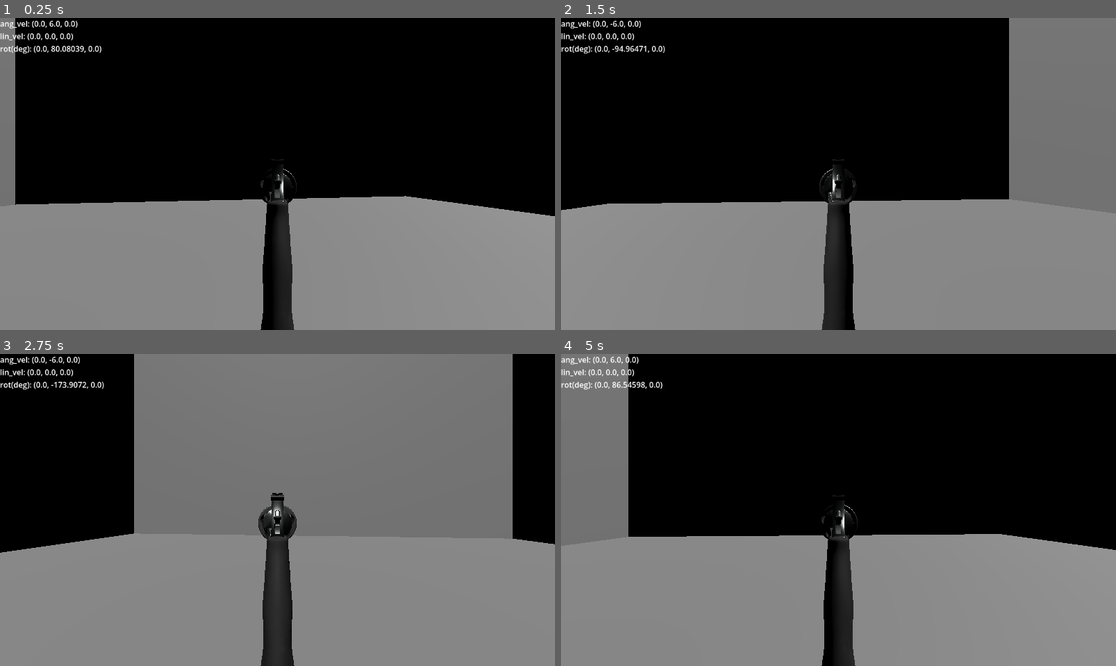
Above: before the commit, frames 1-4 (two rows, left to right).
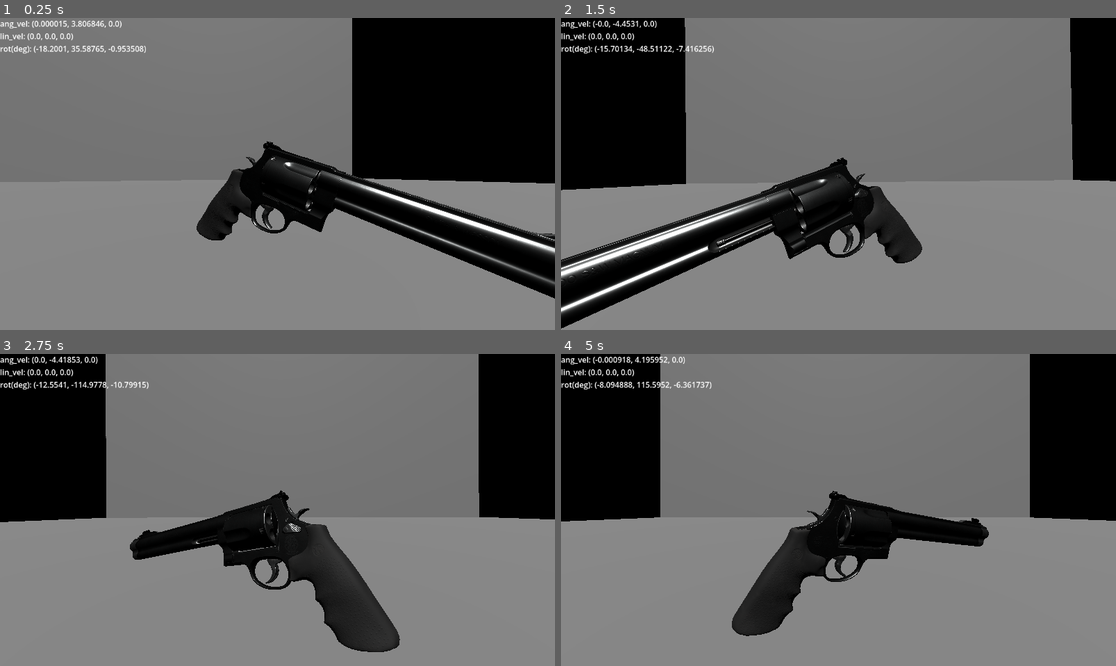
Above: after the commit, the same moments.

Repository: Archangel2303/ProjectInertia0.03
Game: Godot game, scene res://scenes/Levels/World 1/FiringRange.tscn
The game is run twice, just before and just after one commit, with the same random seed, the same clock (stepped at 60 frames per second) and the same inputs.
Inputs:
- Up to frame 1 (0.25 s): no input
- Up to frame 2 (1.5 s): hold Space (fire) 0.53-1.28 s; tap Shift (slow_time) at 0.8, 1.35 s
- Up to frame 3 (2.75 s): tap Space (fire) at 1.55 s; hold Space (fire) from 2.03 s (still down); tap Shift (slow_time) at 2.3 s
- Up to frame 4 (5 s): release Space (fire) at 2.78 s; tap Shift (slow_time) at 2.85, 3.8, 4.35 s; tap Space (fire) at 3.05, 4.55 s; hold Space (fire) 3.53-4.28 s

The runs differ from the first frame. In frame 1, 45% of the frame differs, in the area x 2-100%, y 0-100%; in frame 2, 50%; in frame 3, 18%; in frame 4, 50%, in the area x 0-100%, y 0-100%.

Commit message:
mostly functional camera/zoom function currently working backwards

Diff:
--- a/scenes/Levels/World 1/FiringRange.tscn
+++ b/scenes/Levels/World 1/FiringRange.tscn
@@ -1,6 +1,6 @@
 [gd_scene format=3 uid="uid://x4kqwwikodk3"]
 
-[ext_resource type="PackedScene" uid="uid://dxutpopiyfd1h" path="res://scenes/player/PlayerGun.tscn" id="1_wpc48"]
+[ext_resource type="PackedScene" uid="uid://b3y3je2228fgo" path="res://scenes/player/PlayerGunRoot.tscn" id="2_8f0oq"]
 [ext_resource type="Script" uid="uid://dx61ja24yvaui" path="res://scenes/Levels/World 1/debug_hud.gd" id="2_wfsm5"]
 
 [sub_resource type="BoxShape3D" id="BoxShape3D_kuvsi"]
@@ -75,12 +75,11 @@
 transform = Transform3D(4, 0, 0, 0, 4, 0, 0, 0, 4, -0.08214617, 5.7526746, -0.024152994)
 mesh = SubResource("BoxMesh_8f0oq")
 
-[node name="PlayerGun" parent="." unique_id=49404378 instance=ExtResource("1_wpc48")]
-transform = Transform3D(1, 0, 0, 0, 1, 0, 0, 0, 1, 0.019062161, 2.1013103, 0.09079385)
-
 [node name="DebugHUD" type="CanvasLayer" parent="." unique_id=933913457]
 script = ExtResource("2_wfsm5")
 
 [node name="Readout" type="Label" parent="DebugHUD" unique_id=92923551]
 offset_right = 470.0
 offset_bottom = 192.0
+
+[node name="PlayerGunwithcam" parent="DebugHUD" unique_id=2023833259 instance=ExtResource("2_8f0oq")]
--- a/scenes/player/PlayerGun.tscn
+++ b/scenes/player/PlayerGun.tscn
@@ -28,9 +28,7 @@
 [node name="Muzzle" type="Marker3D" parent="." unique_id=626970185]
 transform = Transform3D(1, 0, 0, 0, 1, 0, 0, 0, 1, 0, -0.0019194484, -1.1489439)
 
-[node name="Camera Rig" type="Node3D" parent="." unique_id=442125392]
+[node name="Sight" type="Marker3D" parent="." unique_id=1668820210]
+transform = Transform3D(1, 0, 0, 0, 1, 0, 0, 0, 1, 0, 0.07958177, 0.051508293)
 
-[node name="SpringArm3D" type="SpringArm3D" parent="Camera Rig" unique_id=1562230212]
-
-[node name="Camera3D" type="Camera3D" parent="Camera Rig/SpringArm3D" unique_id=995766948]
-transform = Transform3D(1, 0, 0, 0, 1, 0, 0, 0, 1, -0.01872468, 0.6822289, 1.9244847)
+[node name="Pivot" type="Marker3D" parent="." unique_id=155378166]
--- /dev/null
+++ b/scenes/player/PlayerGunRoot.tscn
@@ -0,0 +1,28 @@
+[gd_scene format=3 uid="uid://b3y3je2228fgo"]
+
+[ext_resource type="PackedScene" uid="uid://dxutpopiyfd1h" path="res://scenes/player/PlayerGun.tscn" id="1_1gijn"]
+[ext_resource type="Script" uid="uid://rbr7sgd18kbr" path="res://scenes/player/camera_rig.gd" id="2_0263j"]
+
+[node name="PlayerGunwithcam" type="Node3D" unique_id=2023833259]
+
+[node name="PlayerGun" parent="." unique_id=49404378 instance=ExtResource("1_1gijn")]
+
+[node name="Pivot2" type="Marker3D" parent="PlayerGun" unique_id=1125015668]
+
+[node name="Camera Rig" type="Node3D" parent="." unique_id=768805096]
+top_level = true
+script = ExtResource("2_0263j")
+player_gun_path = NodePath("../PlayerGun")
+camera_path = NodePath("SpringArm3D/Camera3D")
+sight_path = NodePath("../Sight")
+pivot_path = NodePath("../PlayerGun/Pivot2")
+aim_distance = -0.1
+
+
+[node name="SpringArm3D" type="SpringArm3D" parent="Camera Rig" unique_id=98548028]
+
+[node name="Camera3D" type="Camera3D" parent="Camera Rig/SpringArm3D" unique_id=1427126429]
+transform = Transform3D(1, 0, 0, 0, 1, 0, 0, 0, 1, -0.01872468, 0.6822289, 1.9244847)
+
+[node name="Sight" type="Marker3D" parent="." unique_id=1462523811]
+transform = Transform3D(1, 0, 0, 0, 1, 0, 0, 0, 1, 0, 0.13572767, 0.14775923)
--- /dev/null
+++ b/scenes/player/camera_rig.gd
@@ -0,0 +1,317 @@
+extends Node3D
+
+# CameraRig 2-stage controller (rig-driven only)
+# - State A: regular stable follow from editor-established spawn framing
+# - State B: slow-time aim, aligned from Sight marker with smooth transition
+#
+# IMPORTANT: this script moves/rotates CameraRig in global space.
+# It does NOT write Camera3D global transform directly.
+
+@export var player_gun_path: NodePath
+@export var camera_path: NodePath
+@export var sight_path: NodePath
+@export var pivot_path: NodePath
+
+# Slow-time input sources
+@export var read_from_gamemanager := true
+@export var read_from_player_gun := true
+
+# Transition smoothing
+@export var transition_speed := 10.0
+@export var regular_follow_smooth := 12.0
+@export var regular_rotate_smooth := 8.0
+@export var aim_follow_smooth := 14.0 # how quickly aim camera position catches target
+@export var aim_rotate_smooth := 14.0 # how quickly aim camera rotation aligns to target
+
+# FOV zoom (aim should be lower than regular for zoom-in)
+@export var regular_fov := 75.0
+@export var aim_fov := 60.0 # lower = more zoom-in during aim mode
+@export var fov_smooth := 10.0
+
+# Aim pose tuning
+@export var aim_distance := 0.0 # forward/back distance from aim origin (Sight)
+@export var aim_height := 0.0 # vertical offset in aim mode (positive = higher)
+@export var aim_side_offset := 0.0 # lateral offset in aim mode (positive = right)
+@export var aim_yaw_offset_deg := 180.0 # rotates aim reference around Y (180 flips side)
+@export var aim_look_ahead := 8.0 # look-at distance down aim direction
+@export var aim_origin_smooth := 18.0 # smoothing for aim origin (higher = tighter)
+@export var aim_origin_deadzone := 0.01 # ignore tiny aim-origin jitter below this value
+# Note: `aim_closer_than_regular` and `aim_distance_ratio` removed —
+# `aim_distance` is the single authoritative zoom parameter.
+@export var aim_midpoint := 0.5 # 0 = regular distance, 1 = full aim_distance, 0.5 = midpoint
+
+var is_slow_time := false
+
+var player_gun: RigidBody3D
+var cam: Camera3D
+var sight: Node3D
+var pivot: Node3D
+
+var _blend := 0.0
+
+# Captured at spawn to preserve user-established regular camera framing.
+var _regular_rig_offset := Vector3.ZERO
+var _regular_rig_basis := Basis.IDENTITY
+
+# Camera local transform relative to rig (captured once, preserved).
+var _cam_local_from_rig := Transform3D.IDENTITY
+
+# Smoothed aim anchor.
+var _aim_origin := Vector3.ZERO
+
+func _ready() -> void:
+	player_gun = get_node_or_null(player_gun_path) as RigidBody3D
+	cam = get_node_or_null(camera_path) as Camera3D
+
+	if player_gun == null:
+		push_warning("CameraRig: `player_gun_path` not found")
+		return
+
+	if cam == null:
+		push_warning("CameraRig: `camera_path` not found")
+	else:
+		cam.make_current()
+
+	_resolve_sight()
+	_resolve_pivot()
+	_refresh_slow_time_flag()
+
+	# Capture camera-local-from-rig first (needed to derive rig from camera pose).
+	if cam != null:
+		_cam_local_from_rig = global_transform.affine_inverse() * cam.global_transform
+		# Derive the rig transform that would produce the editor Camera3D world transform
+		# by inverting the local relationship: rig_tf = cam_tf * local.inverse()
+		var cam_tf: Transform3D = cam.global_transform
+		var local_inv: Transform3D = _cam_local_from_rig.affine_inverse()
+		var desired_rig_tf: Transform3D = cam_tf * local_inv
+		_regular_rig_offset = desired_rig_tf.origin - player_gun.global_position
+		_regular_rig_basis = _basis_no_roll(desired_rig_tf.basis.orthonormalized())
+	else:
+		_cam_local_from_rig = Transform3D.IDENTITY
+		# fallback to previous behavior (use rig's current global as baseline)
+		_regular_rig_offset = global_position - player_gun.global_position
+		_regular_rig_basis = _basis_no_roll(global_transform.basis.orthonormalized())
+
+	_aim_origin = _get_raw_aim_origin()
+	_blend = 1.0 if is_slow_time else 0.0
+
+func _physics_process(delta: float) -> void:
+	if player_gun == null:
+		return
+
+	_refresh_slow_time_flag()
+	var blend_target: float = 1.0 if is_slow_time else 0.0
+	var blend_alpha: float = _exp_alpha(transition_speed, delta)
+	_blend = lerp(_blend, blend_target, blend_alpha)
+
+	var regular_tf: Transform3D = _compute_regular_rig_target()
+	var aim_tf: Transform3D = _compute_aim_rig_target(delta)
+	var target_tf: Transform3D = _blend_transform(regular_tf, aim_tf, _blend)
+
+	var pos_speed: float = lerp(regular_follow_smooth, aim_follow_smooth, _blend)
+	var rot_speed: float = lerp(regular_rotate_smooth, aim_rotate_smooth, _blend)
+	var pos_alpha: float = _exp_alpha(pos_speed, delta)
+	var rot_alpha: float = _exp_alpha(rot_speed, delta)
+
+	var out_pos: Vector3 = global_position.lerp(target_tf.origin, pos_alpha)
+	var current_basis: Basis = global_transform.basis.orthonormalized()
+	var target_basis: Basis = target_tf.basis.orthonormalized()
+	var out_basis: Basis = _slerp_basis(current_basis, target_basis, rot_alpha)
+
+	global_transform = Transform3D(out_basis, out_pos)
+	_update_fov(delta)
+
+func set_slow_time(active: bool) -> void:
+	is_slow_time = active
+
+func _resolve_sight() -> void:
+	sight = null
+
+	if sight_path != NodePath():
+		sight = get_node_or_null(sight_path) as Node3D
+
+	if sight == null and player_gun != null:
+		sight = player_gun.get_node_or_null("Sight") as Node3D
+
+	if sight == null and player_gun != null:
+		sight = player_gun.find_node("Sight", true, false) as Node3D
+
+	if sight == null:
+		push_warning("CameraRig: `Sight` not found; aim falls back to gun origin")
+
+func _resolve_pivot() -> void:
+	pivot = null
+
+	if pivot_path != NodePath():
+		pivot = get_node_or_null(pivot_path) as Node3D
+
+	if pivot == null and player_gun != null:
+		pivot = player_gun.get_node_or_null("Pivot") as Node3D
+
+	if pivot == null and player_gun != null:
+		pivot = player_gun.find_node("Pivot", true, false) as Node3D
+
+	if pivot == null:
+		# not an error; pivot is optional — Sight or gun origin will be used
+		return
+
+func _refresh_slow_time_flag() -> void:
+	var resolved := false
+
+	if read_from_gamemanager and gamemanager != null:
+		if "is_slowing_time" in gamemanager:
+			is_slow_time = gamemanager.is_slowing_time
+			resolved = true
+		elif "is_slow_time" in gamemanager:
+			is_slow_time = gamemanager.is_slow_time
+			resolved = true
+
+	if not resolved and read_from_player_gun and player_gun != null:
+		if "is_slow_time" in player_gun:
+			is_slow_time = player_gun.is_slow_time
+			resolved = true
+		elif "is_slowing_time" in player_gun:
+			is_slow_time = player_gun.is_slowing_time
+
+func _compute_regular_rig_target() -> Transform3D:
+	# Preserve editor-established rest framing relative to gun translation.
+	var pos: Vector3 = player_gun.global_position + _regular_rig_offset
+	return Transform3D(_regular_rig_basis, pos)
+
+func _compute_aim_rig_target(delta: float) -> Transform3D:
+	var source_tf: Transform3D = _get_aim_source_transform()
+	var source_basis: Basis = source_tf.basis.orthonormalized()
+	var source_origin: Vector3 = source_tf.origin
+	source_basis = source_basis.rotated(Vector3.UP, deg_to_rad(aim_yaw_offset_deg))
+
+	var d: float = source_origin.distance_to(_aim_origin)
+	if d < aim_origin_deadzone:
+		source_origin = _aim_origin
+
+	var origin_alpha: float = _exp_alpha(aim_origin_smooth, delta)
+	_aim_origin = _aim_origin.lerp(source_origin, origin_alpha)
+
+	var forward: Vector3 = -source_basis.z
+	if forward.length() < 0.001:
+		forward = Vector3.FORWARD
+	forward = forward.normalized()
+
+	# Desired camera world position in aim mode:
+	# fixed close distance from Sight along the current aim direction.
+	var fixed_dist: float = abs(aim_distance)
+
+	# Determine regular camera's forward distance from the aim pivot so we can
+	# compute a sensible midpoint target (so aim mode moves inward from regular).
+	var regular_tf: Transform3D = _compute_regular_rig_target()
+	var regular_cam_tf: Transform3D = regular_tf * _cam_local_from_rig
+	var regular_cam_pos: Vector3 = regular_cam_tf.origin
+	var to_regular: Vector3 = regular_cam_pos - source_origin
+	var regular_forward_dist: float = to_regular.dot(forward)
+	if regular_forward_dist < 0.01:
+		regular_forward_dist = _regular_rig_offset.length()
+
+	# Blend between regular forward distance and configured aim distance so that
+	# entering slow time moves the camera inward toward a midpoint rather than
+	# always jumping to the full `aim_distance` (which could be farther out).
+	var midpoint_alpha: float = clamp(aim_midpoint, 0.0, 1.0)
+	var target_aim_dist: float = lerp(regular_forward_dist, fixed_dist, midpoint_alpha)
+	var desired_cam_pos: Vector3 = _aim_origin
+	desired_cam_pos += source_basis.y * aim_height
+	desired_cam_pos += source_basis.x * aim_side_offset
+	desired_cam_pos -= forward * target_aim_dist
+
+	var focus: Vector3 = _aim_origin + forward * aim_look_ahead
+	var desired_cam_basis: Basis = _look_basis(desired_cam_pos, focus)
+	desired_cam_basis = _basis_no_roll(desired_cam_basis)
+
+	# No additional clamping: `aim_distance` controls how close the aim camera sits.
+
+	# Convert desired camera world transform into required rig world transform,
+	# respecting the existing camera local transform under the rig.
+	var local_basis: Basis = _cam_local_from_rig.basis.orthonormalized()
+	var local_origin: Vector3 = _cam_local_from_rig.origin
+	var rig_basis: Basis = desired_cam_basis * local_basis.inverse()
+	var rig_pos: Vector3 = desired_cam_pos - rig_basis * local_origin
+
+	return Transform3D(rig_basis.orthonormalized(), rig_pos)
+
+func _get_aim_source_transform() -> Transform3D:
+	# Position prefers Sight marker when available.
+	var source_origin: Vector3 = player_gun.global_position
+
+	# prefer explicit pivot when present (more stable center of rotation)
+	if pivot != null:
+		source_origin = pivot.global_position
+	elif sight != null:
+		source_origin = sight.global_position
+
+	# Rotation should follow the gun during slow-time aim.
+	# Prefer pivot basis if it's a child of the gun; else fall back to sight when on-gun.
+	var source_basis: Basis = player_gun.global_transform.basis.orthonormalized()
+	if pivot != null:
+		var pivot_on_gun := player_gun.is_ancestor_of(pivot)
+		if pivot_on_gun:
+			source_basis = pivot.global_transform.basis.orthonormalized()
+	elif sight != null:
+		var sight_on_gun := player_gun.is_ancestor_of(sight)
+		if sight_on_gun:
+			source_basis = sight.global_transform.basis.orthonormalized()
+
+	return Transform3D(source_basis, source_origin)
+
+func _get_raw_aim_origin() -> Vector3:
+	if sight != null:
+		return sight.global_position
+	return player_gun.global_position
+
+func _blend_transform(a: Transform3D, b: Transform3D, t: float) -> Transform3D:
+	var pos: Vector3 = a.origin.lerp(b.origin, t)
+	var blended_basis: Basis = _slerp_basis(
+		a.basis.orthonormalized(),
+		b.basis.orthonormalized(),
+		t
+	)
+	return Transform3D(blended_basis, pos)
+
+func _slerp_basis(a: Basis, b: Basis, t: float) -> Basis:
+	var qa: Quaternion = a.get_rotation_quaternion()
+	var qb: Quaternion = b.get_rotation_quaternion()
+	var q: Quaternion = qa.slerp(qb, t)
+	return Basis(q)
+
+func _look_basis(from_pos: Vector3, to_pos: Vector3) -> Basis:
+	var tf := Transform3D(Basis.IDENTITY, from_pos)
+	return tf.looking_at(to_pos, Vector3.UP).basis
+
+func _basis_no_roll(input_basis: Basis) -> Basis:
+	var forward: Vector3 = -input_basis.z
+	if forward.length() < 0.001:
+		forward = Vector3.FORWARD
+	forward = forward.normalized()
+
+	# Build right from forward x up (not up x forward), otherwise handedness flips
+	# and can rotate the view upside down.
+	var right: Vector3 = forward.cross(Vector3.UP)
+	if right.length() < 0.001:
+		right = Vector3.RIGHT
+	right = right.normalized()
+
+	var up: Vector3 = forward.cross(right).normalized()
+	return Basis(right, up, -forward).orthonormalized()
+
+func _exp_alpha(speed: float, delta: float) -> float:
+	if speed <= 0.0:
+		return 1.0
+	return 1.0 - exp(-speed * delta)
+
+func _update_fov(delta: float) -> void:
+	if cam == null:
+		return
+
+	# Safety guard: keep aim FOV <= regular FOV to prevent accidental zoom-out in aim mode.
+	if aim_fov > regular_fov:
+		aim_fov = regular_fov
+
+	var target_fov: float = lerp(regular_fov, aim_fov, _blend)
+	var alpha: float = _exp_alpha(fov_smooth, delta)
+	cam.fov = lerp(cam.fov, target_fov, alpha)
--- a/scripts/player_gun.gd
+++ b/scripts/player_gun.gd
@@ -11,7 +11,7 @@
 @export var backspin_lever := 0.18
 
 var has_fired := false
-var passive_spin_speed := 6.0 #tweak later, can be faster than active spin for more visual flair
+var passive_spin_speed := 4.5 #tweak later, can be faster than active spin for more visual flair
 #-------State-------
 
 var spin_direction :=1
@@ -28,8 +28,10 @@
 
 
 func apply_passive_spin() -> void:
-	#YAW SPIN (around y axis)-real torque
-	angular_velocity = Vector3(0, passive_spin_speed * spin_direction, 0)
+	# YAW SPIN (around y axis) — soften assignment to avoid abrupt angular snaps
+	var target_ang := Vector3(0, passive_spin_speed * spin_direction, 0)
+	# smooth toward target angular velocity (reduces per-frame discontinuities)
+	angular_velocity = angular_velocity.lerp(target_ang, 0.12)
 	linear_velocity = Vector3.ZERO
 
 func _input(event): #function to handle input events
Not shown, added: scenes/player/camera_rig.gd.uid
